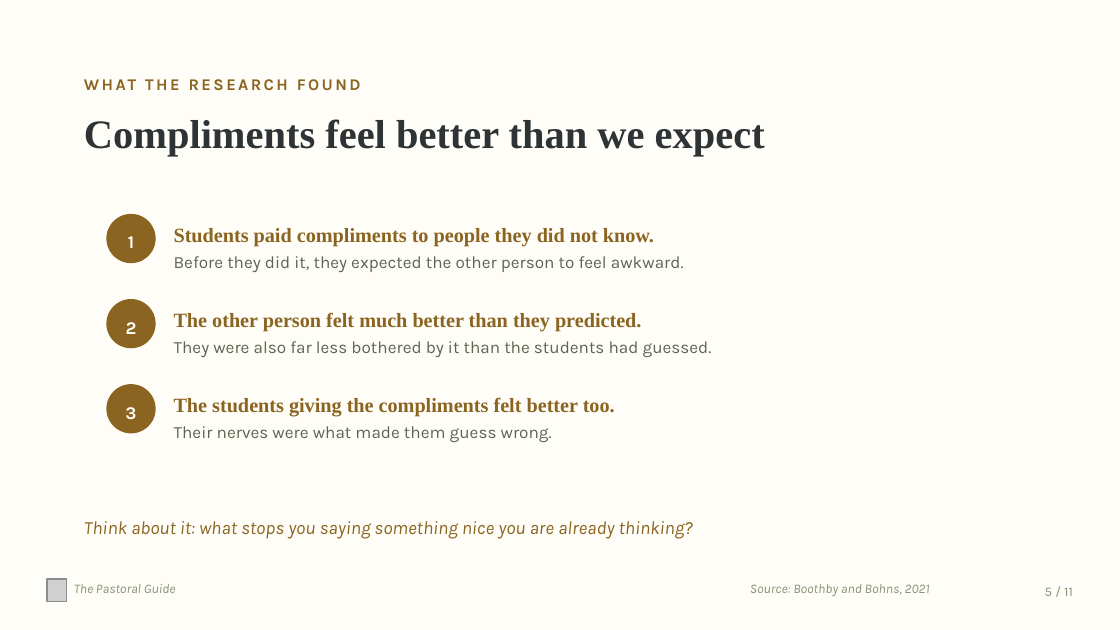
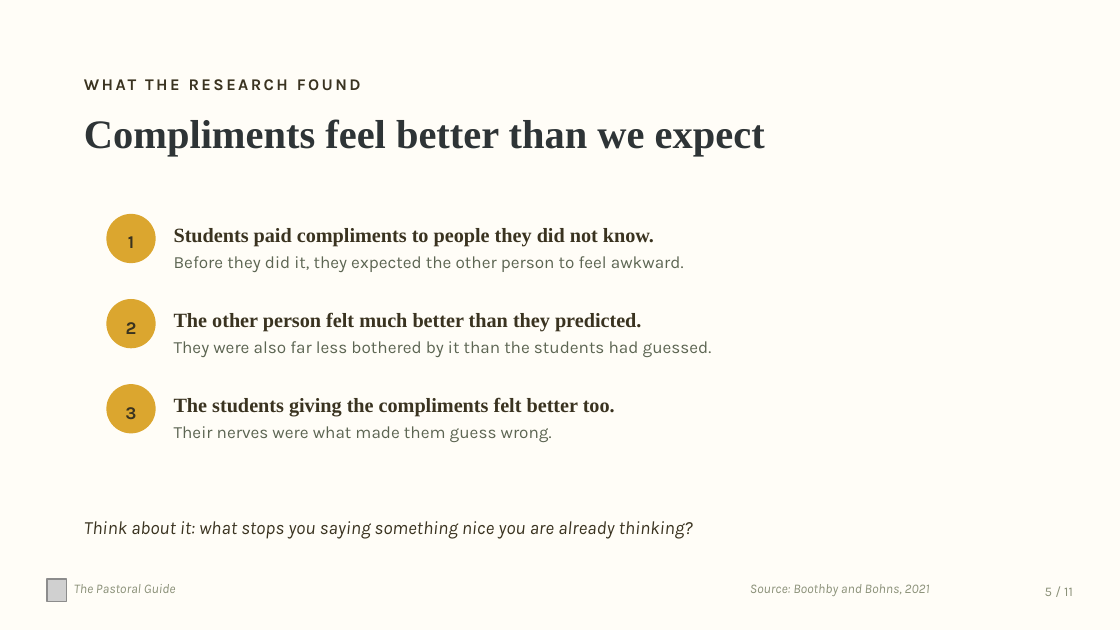
Before and after one commit to thepastoralguide/thepastoralguide.github.io, a slide deck: slide 5 of assemblies-and-events/world-kindness-day/downloads/World_Kindness_Day_Assembly.pptx. Drawn at 1120x630 pixels with LibreOffice and Linux fonts; fonts in the diff are those of the drawing; grey boxes stand for pictures. Boxes give left, top, right and bottom in pixels: in the first picture for what was removed or moved away, otherwise in the second. Text is boxed around its words. In the diff, an @@ line names an element or a change of style, - is before the commit and + after.

```diff
--- a/assemblies-and-events/world-kindness-day/downloads/World_Kindness_Day_Assembly.pptx
+++ b/assemblies-and-events/world-kindness-day/downloads/World_Kindness_Day_Assembly.pptx
@@ fill #8A6420 to #DBA62F in 3 elements at (x1=106, y1=214, x2=156, y2=263), (x1=106, y1=299, x2=156, y2=348), (x1=106, y1=384, x2=156, y2=433) @@
@@ text colour #FFFDF7 to #3A3320 in 3 elements at (x1=128, y1=236, x2=134, y2=248), (x1=126, y1=322, x2=137, y2=334), (x1=125, y1=407, x2=136, y2=419) @@
@@ text colour #8A6420 to #3A3320 in 5 elements at (x1=199, y1=521, x2=237, y2=534), (x1=174, y1=228, x2=654, y2=246), (x1=174, y1=312, x2=642, y2=331), (x1=174, y1=397, x2=615, y2=417), (x1=84, y1=521, x2=693, y2=539) @@
```
Also in this commit, not shown: 10 other slides changed, 10 other files.
